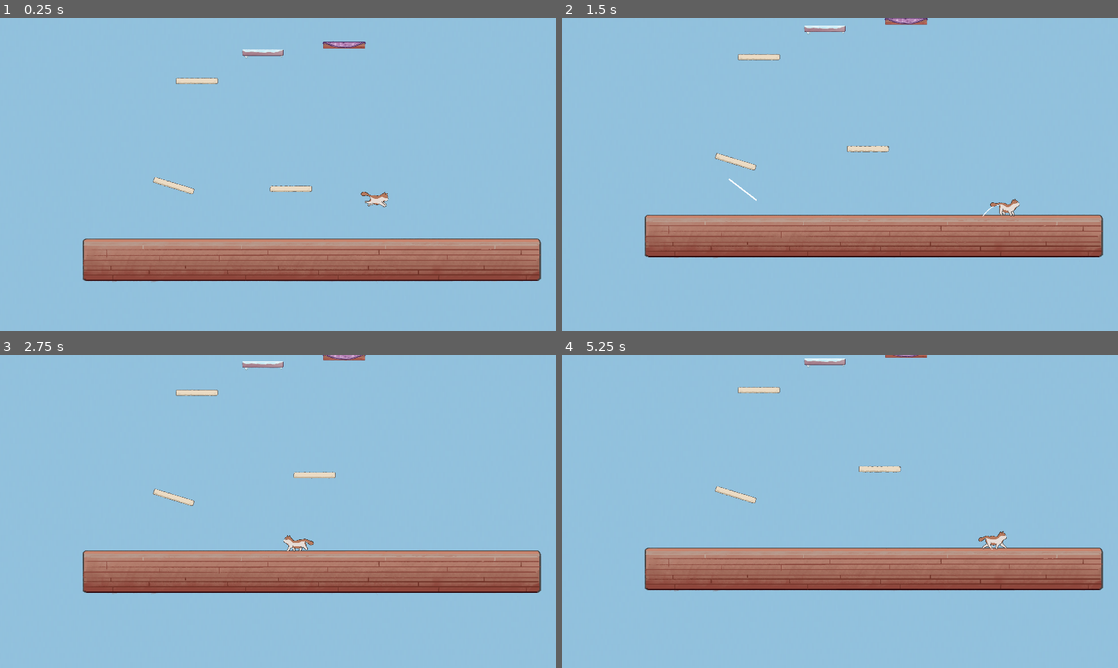
Above: before the commit, frames 1-4 (two rows, left to right).
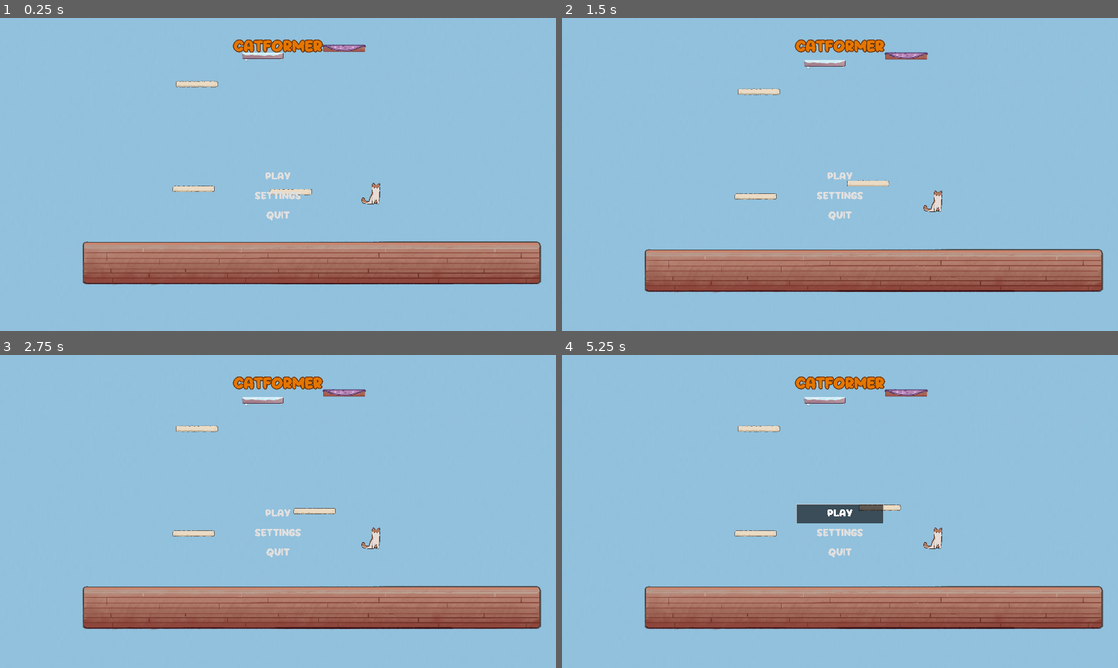
Above: after the commit, the same moments.

Repository: speedacm/Game-Dev-Catformer
Game: Godot game, scene res://Scenes/main.tscn
Two runs of this game, one before a commit and one after it. Both use one fixed random seed, a clock stepped at 60 frames per second and the inputs below.
Inputs (mouse positions are in pixels of both pictures, inside the frame that each line leads up to):
- Up to frame 1 (0.25 s): no input
- Up to frame 2 (1.5 s): move the mouse to (962, 158) at 0.52 s; press the mouse at (962, 158) at 0.53 s; hold D (right) 0.53-1.25 s; tap C (c) at 0.8 s; release the mouse at (962, 158) at 1.25 s; drag from (728, 190) to (812, 237) at 1.27 s
- Up to frame 3 (2.75 s): move the mouse to (333, 442) at 2.02 s; hold A (left) from 2.03 s (still down); hold Ctrl (hold) from 2.03 s (still down); tap Space (space) at 2.3 s
- Up to frame 4 (5.25 s): release A (left) at 2.75 s; release Ctrl (hold) at 2.75 s; drag from (812, 574) to (673, 464) at 2.77 s; move the mouse to (1006, 558) at 3.52 s; hold D (right) 3.53-4.25 s; hold Alt (sprint) 3.53-4.25 s; click (1006, 558) at 3.8 s; drag from (673, 464) to (756, 433) at 4.27 s; move the mouse to (867, 511) at 5.02 s; hold D (right) from 5.03 s (still down); hold Ctrl (hold) from 5.03 s (still down); tap C (c) at 5.1 s; click (867, 511) at 5.17 s

The runs differ from the first frame. In frame 1, 7.3% of the frame differs, in the area x 14-100%, y 6-86%; in frame 2, 23%; in frame 3, 23%; in frame 4, 25%, in the area x 14-98%, y 0-88%.

Commit message:
DW-Refactors

Diff:
--- a/Scenes/main.tscn
+++ b/Scenes/main.tscn
@@ -1,12 +1,15 @@
-[gd_scene load_steps=3 format=3 uid="uid://1n7w55oq1quq"]
+[gd_scene load_steps=4 format=3 uid="uid://1n7w55oq1quq"]
 
 [ext_resource type="PackedScene" uid="uid://boo4b1j3w2q34" path="res://Scenes/Cat.tscn" id="1_6nmq3"]
 [ext_resource type="PackedScene" uid="uid://bv5iafq5y71bk" path="res://Scenes/map.tscn" id="2_faqfv"]
+[ext_resource type="PackedScene" uid="uid://dfqajoqvr05i8" path="res://Scenes/ui/main_menu.tscn" id="3_hpv0y"]
 
 [node name="Main" type="Node2D"]
 
 [node name="Cat" parent="." instance=ExtResource("1_6nmq3")]
-metadata/_edit_lock_ = true
 
 [node name="Level1" parent="." instance=ExtResource("2_faqfv")]
 position = Vector2(-657, -227)
+
+[node name="main_menu" parent="." instance=ExtResource("3_hpv0y")]
+visible = false
--- a/Scenes/map.tscn
+++ b/Scenes/map.tscn
@@ -36,10 +36,6 @@
 
 [node name="platform16" parent="." instance=ExtResource("2_kcbli")]
 position = Vector2(1157, -5396)
-
-[node name="platform4" parent="." instance=ExtResource("2_kcbli")]
-position = Vector2(-181, 669)
-rotation = 0.296481
 
 [node name="platform6" parent="." instance=ExtResource("2_kcbli")]
 position = Vector2(793, 1076)
@@ -74,3 +70,6 @@
 
 [node name="lowfricplat" parent="." instance=ExtResource("5_q510l")]
 position = Vector2(435, -253)
+
+[node name="platform2" parent="." instance=ExtResource("2_kcbli")]
+position = Vector2(-43, 669)
--- a/Scenes/ui/main_menu.tscn
+++ b/Scenes/ui/main_menu.tscn
@@ -86,3 +86,4 @@
 text = "Quit"
 
 [connection signal="pressed" from="CanvasLayer/Buttons/ButtonsContainer/Button_Play" to="." method="_on_button_play_pressed"]
+[connection signal="pressed" from="CanvasLayer/Buttons/ButtonsContainer/Button_Quit" to="." method="_on_button_quit_pressed"]
--- a/Scripts/kineplayer.gd
+++ b/Scripts/kineplayer.gd
@@ -1,4 +1,6 @@
 extends CharacterBody2D
+
+@onready var sleeping = true
 
 @onready var dragline = get_parent().get_node("dragline")
 const SPEED = 600.0
@@ -9,61 +11,35 @@
 var mouse_fin := Vector2.ZERO # ending point of dragline
 var draglinedif := Vector2.ZERO
 var facing = ''
-# Get the gravity from the project settings to be synced with RigidBody nodes.
 var gravity = ProjectSettings.get_setting("physics/2d/default_gravity")
 var canhold = false
 var canwalljump = false
 var exiting = false
-#get_node(preload("res://Scenes/scratch_pad.tscn").connect("wall_contact",self,"_on_wall_entered")
 var smallHopping = false
 
+#Executes Every Frame
 func _physics_process(delta):
-	# Add the gravity.
 
-	if not is_on_floor():
-		velocity.y += gravity * delta
-	var movement = move_and_slide()
+	if sleeping == false:
+		var movement = move_and_slide()
 
-	if get_last_slide_collision() != null:
-		friction = get_last_slide_collision().get_collider().get_friction()
+		Fall(delta)
 
-	if is_on_floor():
-		smallHopping = false
-		if (Input.is_action_just_pressed("space") and not dragline.jump_attempt):
-			velocity.y = SMALL_JUMP_VELOCITY
-			smallHopping = true
-	if is_on_floor() or smallHopping:
-		var direction = Input.get_axis("ui_left", "ui_right")
-		if Input.is_action_pressed("left"):
-			direction -= 1
-		if Input.is_action_pressed("right"):
-			direction += 1
-		var sprint = 1
-		if Input.is_action_pressed("sprint"):
-			sprint = 1.5
-		if direction:
-			direction /= abs(direction)
-			velocity.x = direction * SPEED * sprint
-		else:
-			velocity.x = move_toward(velocity.x, 0 , SPEED*friction)
+		SetFriction()
 
-	if position.y > 1800:
-		position.y = 485
-		position.x = 544
+		UserMovement(delta)
 
-	if Input.is_action_pressed("hold") && canhold == true:
-		if Input.is_action_just_released("Click"):
-			canhold = false
-		else:
-			velocity = Vector2(0,30)
-		move_and_slide()
+		TeleportBackToPlatform()
 
-#func _on_wall_entered():
+		Hold()
+
+		AnimatePlayer()
 
 
 
-	#Animations
-	#Flip Sprite when changing direction
+#Function Defintions
+
+func AnimatePlayer():
 	if (velocity.x>0): $Sprite2D.flip_h = false
 	elif (velocity.x<0): $Sprite2D.flip_h = true
 
@@ -97,6 +73,52 @@
 		if (velocity.y < 0): $AnimationPlayer.play("Jump_Release")
 		if (velocity.y > 0): $AnimationPlayer.play("Fall")
 
+
+
+func Hold():
+	if Input.is_action_pressed("hold") && canhold == true:
+		if Input.is_action_just_released("Click"):
+			canhold = false
+		else:
+			velocity = Vector2(0,30)
+		move_and_slide()
+
+
+func TeleportBackToPlatform():
+	if position.y > 1800:
+		position.y = 485
+		position.x = 544
+
+func UserMovement(delta):
+	if is_on_floor():
+		smallHopping = false
+		if (Input.is_action_just_pressed("space") and not dragline.jump_attempt):
+			velocity.y = SMALL_JUMP_VELOCITY
+			smallHopping = true
+	if is_on_floor() or smallHopping:
+		var direction = Input.get_axis("ui_left", "ui_right")
+		if Input.is_action_pressed("left"):
+			direction -= 1
+		if Input.is_action_pressed("right"):
+			direction += 1
+		var sprint = 1
+		if Input.is_action_pressed("sprint"):
+			sprint = 1.5
+		if direction:
+			direction /= abs(direction)
+			velocity.x = direction * SPEED * sprint
+		else:
+			velocity.x = move_toward(velocity.x, 0 , SPEED*friction)
+
+func SetFriction():
+	if get_last_slide_collision() != null:
+		friction = get_last_slide_collision().get_collider().get_friction()
+
+func Fall(delta):
+	if not is_on_floor():
+		velocity.y += gravity * delta
+
+
 func resetSprite():
 	$Sprite2D.rotation = 0
 	$Sprite2D.position.y = -22
--- a/Scripts/main_menu.gd
+++ b/Scripts/main_menu.gd
@@ -2,6 +2,7 @@
 
 @onready var main_menu = $CanvasLayer
 @onready var playButton = $CanvasLayer/Buttons/ButtonsContainer/Button_Play
+
 '''
 Additional notes:
 9/29/23
@@ -25,4 +26,12 @@
 	print("Main Menu Boot")
 
 func _on_button_play_pressed():
-	onSwitchScene()
+	var player = get_parent().get_node("Cat")
+	player.get_node('player').sleeping = false
+	queue_free()
+
+
+
+func _on_button_quit_pressed():
+	get_tree().quit()
+	pass # Replace with function body.
Not shown: 1 places in Scenes/kineplayer.tscn that only renumber resources
Not shown: 1 places in Scenes/map.tscn that only renumber resources
Not shown: 1 places in Scenes/ui/main_menu.tscn that only renumber resources
Not shown: 1 places in Scenes/ui/themes/theme_one.tres that only renumber resources
